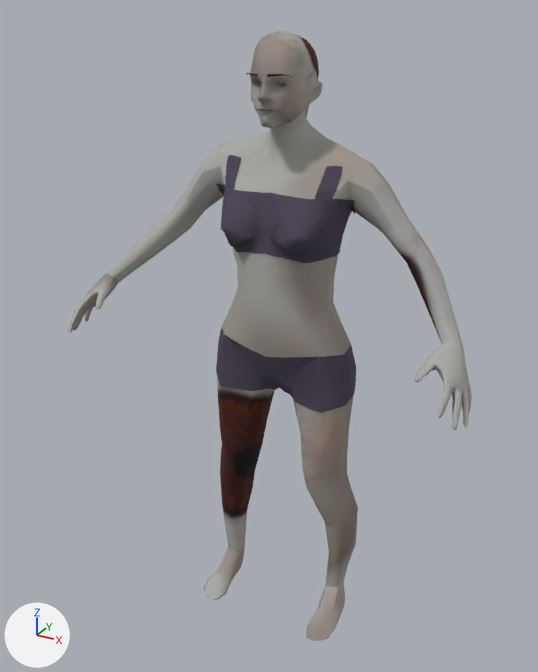
What one commit did to the glTF model app/assets/slay_renderer/assets/avatar-girl02.glb.
Both versions are drawn from a 50 mm lens placed at (0.938, -1.849, 1.85), pointed at (-0.024, -0.101, 0.976). Lighting does not change. The marker at lower left points along +X, +Y and +Z. The older version comes first. Vertices at exactly the same position are counted once.

Names of what the first picture shows: 'region_arms', 'region_feet', 'region_head', 'region_legs', 'region_torso', 'region_upper_legs', 'starter_bra', 'starter_briefs' and 1 more.
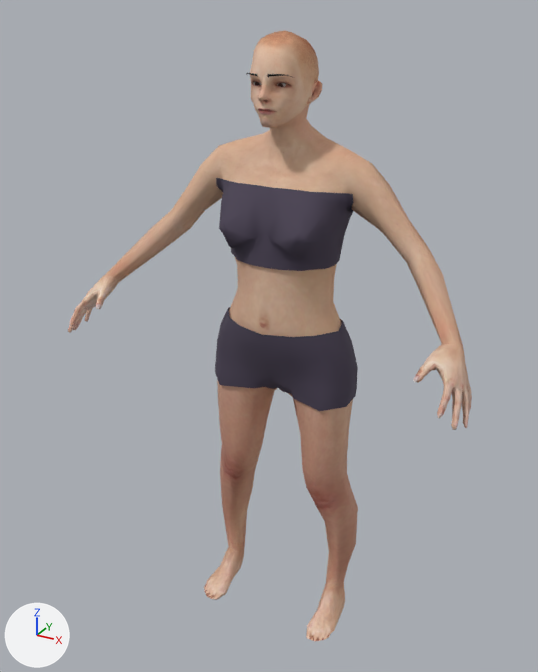
Where the change shows, as pixel boxes [x1, y1, x2, y2] in the pictures (538 x 672 px):
'region_torso', surface changed (grey to beige): [187, 167, 393, 337] in both
'region_head', surface changed (grey to beige): [202, 30, 389, 191] in both
'starter_bra', reshaped (14% shorter): before [217, 155, 355, 263]; after [216, 178, 354, 271]
'region_arms', surface changed: [68, 164, 472, 430] in both
'region_upper_legs', surface changed (lighter): [217, 379, 358, 527] in both
'starter_briefs', reshaped (21% taller): before [216, 327, 356, 413]; after [215, 307, 358, 411]
'region_legs', surface changed: [220, 476, 358, 587] in both
'region_feet', surface changed (grey to beige): [204, 545, 345, 641] in both

The edits, one by one:
Picture 'girl02-preset-skin' (img_girl02_preset_skin) is new.
Material 'female-material-0' (mat_female_material_0) changes its picture from img_image_0 to img_girl02_preset_skin.
me_starter_briefs is used by ob_starter_briefs; location (0.0, 0.0, 0.0).
me_starter_briefs had 120 vertices, 162 faces and spanned x -0.222..0.219, y -0.159..0.094, z 0.787..0.962.
me_starter_briefs now has 141 vertices, 198 faces and spans x -0.226..0.223, y -0.188..0.098, z 0.794..1.022.
me_starter_briefs part 1: the whole mesh is rebuilt.
me_starter_bra is used by ob_starter_bra; location (0.0, 0.0, 0.0).
me_starter_bra had 232 vertices, 302 faces and spanned x -0.213..0.213, y -0.2..0.078, z 1.23..1.48.
me_starter_bra now has 183 vertices, 268 faces and spans x -0.21..0.21, y -0.204..0.083, z 1.209..1.419.
me_starter_bra part 2: 232 vertices removed from x -0.213..0.213, y -0.2..0.078, z 1.23..1.48; 183 vertices added at x -0.21..0.21, y -0.204..0.083, z 1.209..1.419.
